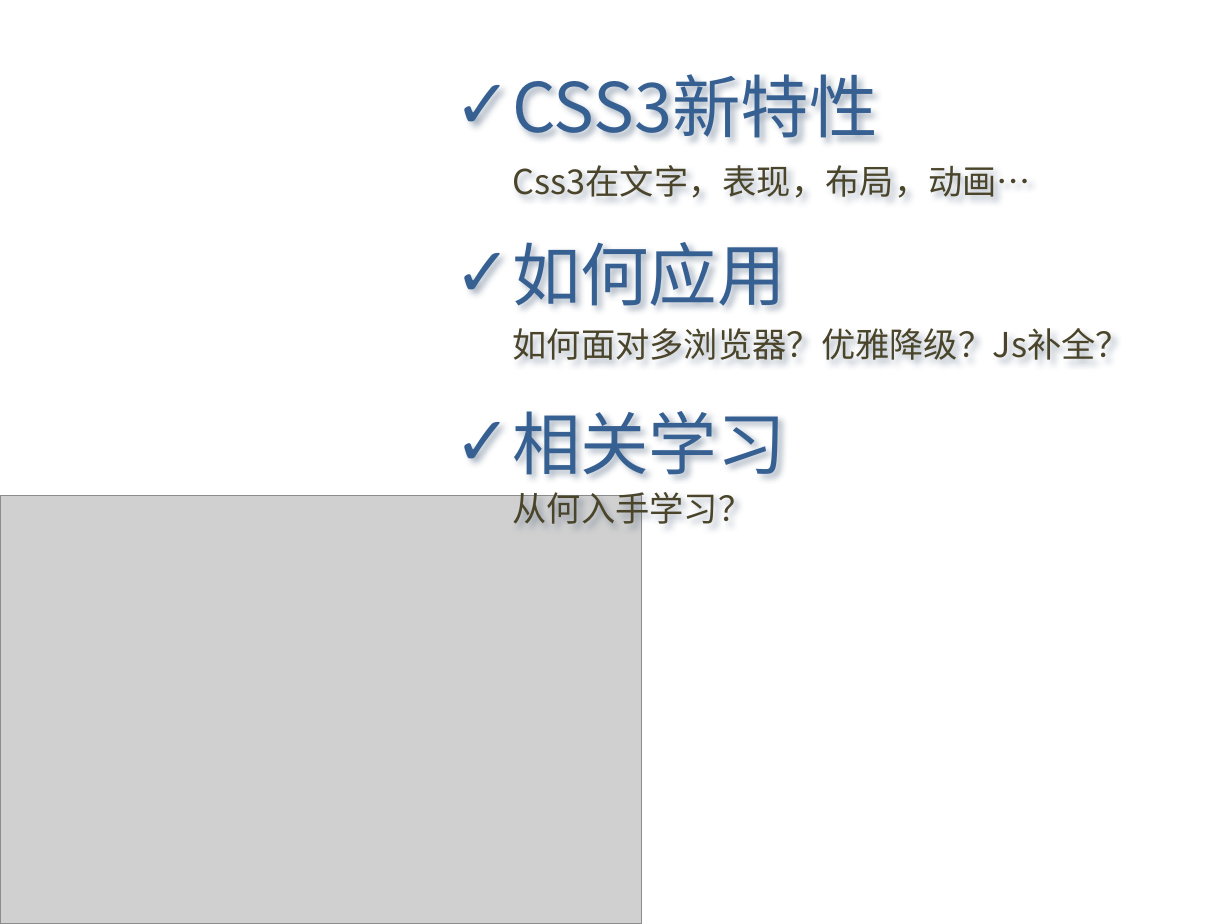
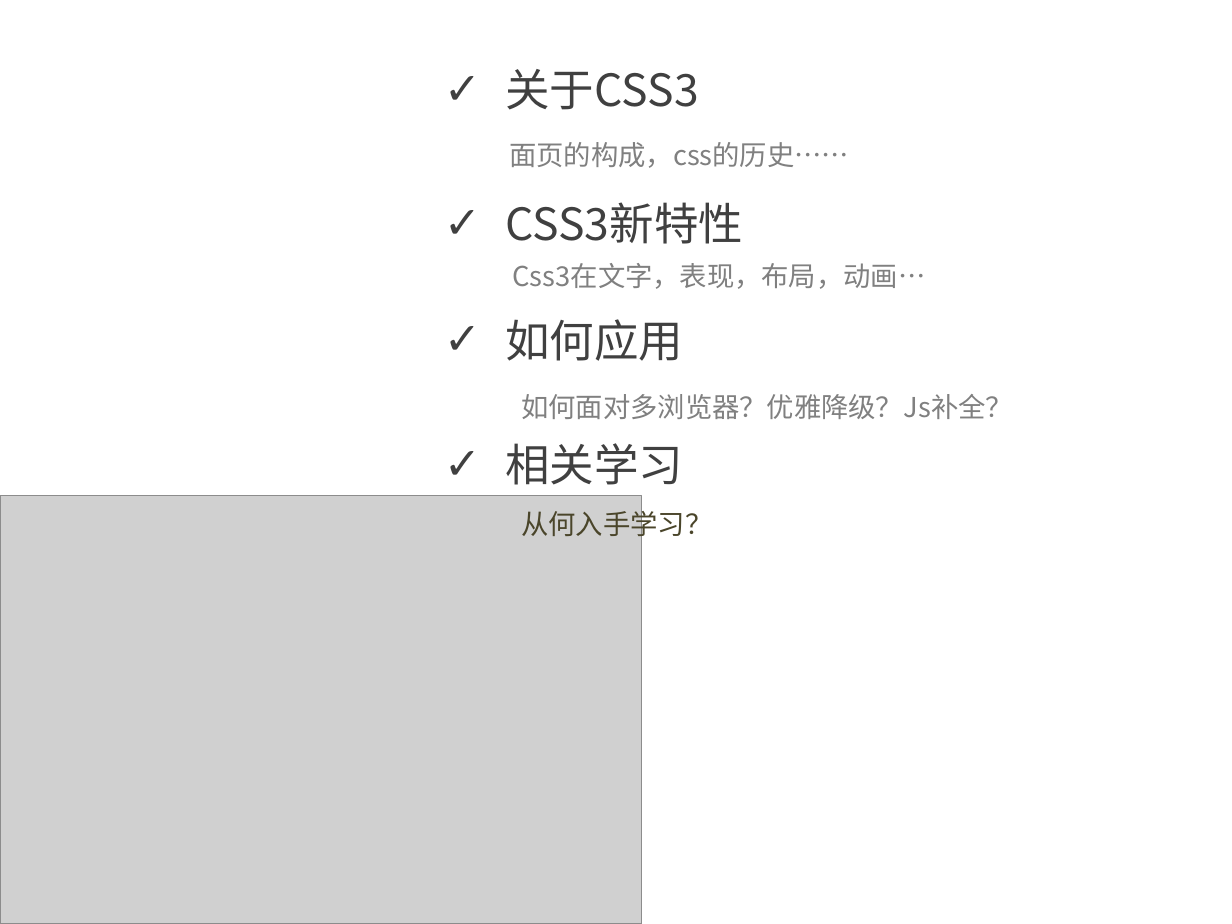
Before and after one commit to Letractively/feng33, a slide deck: slide 2 of ppt/css3知多少2011-06-23.pptx. Drawn at 1232x924 pixels with LibreOffice and Linux fonts; fonts in the diff are those of the drawing; grey boxes stand for pictures. Boxes give left, top, right and bottom in pixels: in the first picture for what was removed or moved away, otherwise in the second. Text is boxed around its words. In the diff, an @@ line names an element or a change of style, - is before the commit and + after.

```diff
--- a/ppt/css3知多少2011-06-23.pptx
+++ b/ppt/css3知多少2011-06-23.pptx
@@ text added at <box>505,69,698,110</box>, 26 pt, text #404040 @@
+✓ 关于CSS3
@@ text added at <box>509,142,849,168</box>, 16 pt, text #808080 @@
+面页的构成，css的历史……
@@ size 40 to 26 pt, text colour #376092 to #404040; indent changed in 3 elements at <box>505,443,683,485</box>, <box>505,319,683,361</box>, <box>505,202,743,244</box> @@
@@ text "CSS3新特性": place and size @@
-text "CSS3新特性" at <box>512,74,877,139</box>
+text "CSS3新特性" at <box>505,202,743,244</box>
@@ text "Css3在文字，表现，布局，动画…" at <box>513,263,926,289</box>: size 20 to 16 pt, text colour #4A452A to #808080 @@
@@ text "Css3在文字，表现，布局，动画…": place and size @@
-text "Css3在文字，表现，布局，动画…" at <box>513,165,1032,198</box>
+text "Css3在文字，表现，布局，动画…" at <box>513,263,926,289</box>
@@ text "如何应用": place and size @@
-text "如何应用" at <box>512,242,786,306</box>
+text "如何应用" at <box>505,319,683,361</box>
@@ text "如何面对多浏览器？优雅降级？Js补全？": place and size @@
-text "如何面对多浏览器？优雅降级？Js补全？" at <box>513,328,1130,360</box>
+text "如何面对多浏览器？优雅降级？Js补全？" at <box>521,394,1013,419</box>
@@ text "如何面对多浏览器？优雅降级？Js补全？" at <box>521,394,1013,419</box>: size 20 to 16 pt, text colour #4A452A to #808080 @@
@@ text "相关学习": place and size @@
-text "相关学习" at <box>512,411,786,476</box>
+text "相关学习" at <box>505,443,683,485</box>
@@ text "从何入手学习？": place and size @@
-text "从何入手学习？" at <box>513,487,753,531</box>
+text "从何入手学习？" at <box>521,506,712,541</box>
@@ text "从何入手学习？" at <box>521,506,712,541</box>: size 20 to 16 pt @@
```
Also in this commit, not shown: 11 other slides changed, 6 slides added, 1 slide removed, 37 other files.
